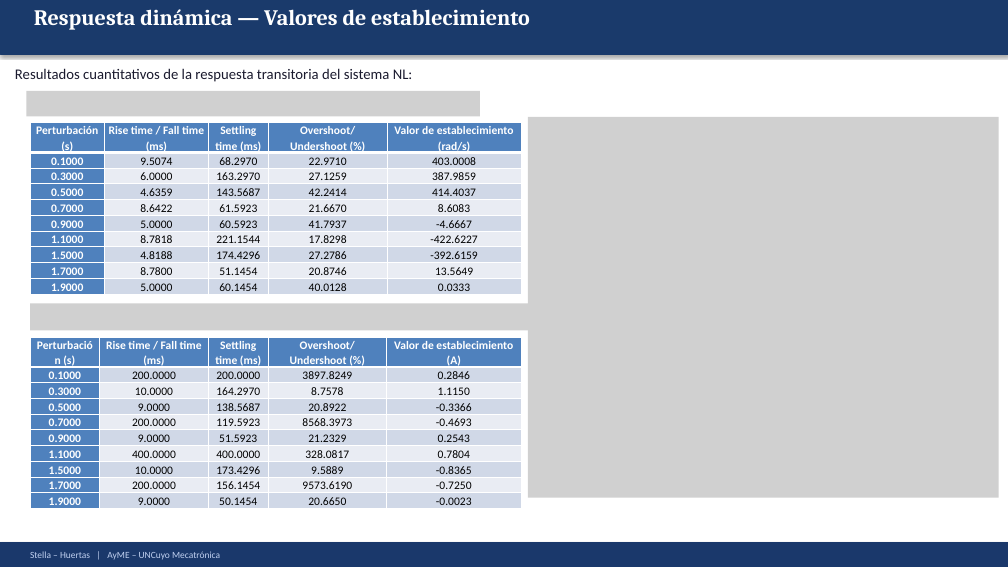
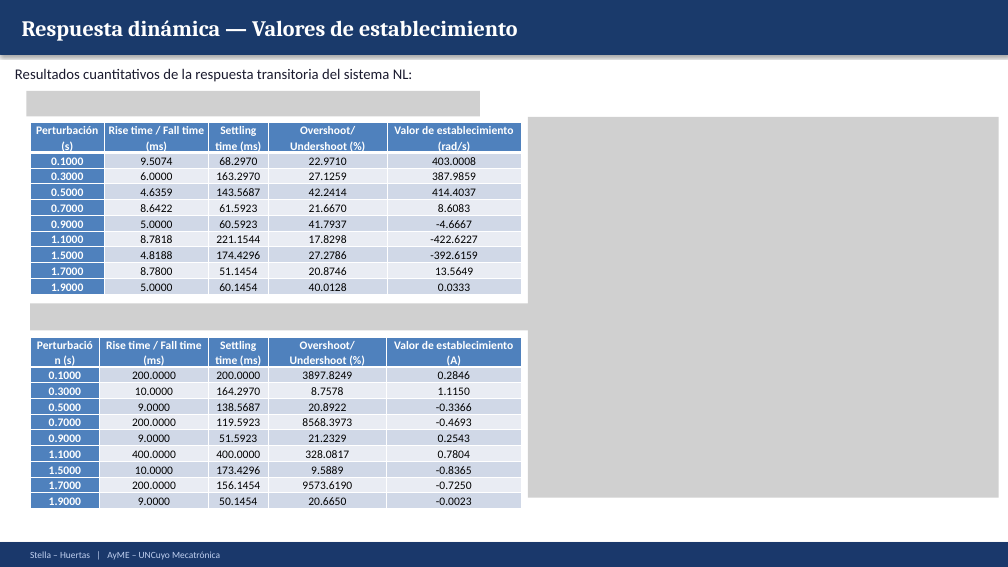
Before and after one commit to Juan-Stella/Automatica-y-maquinas-electricas-final, a slide deck: slide 54 of Presentación/AyME_Stella_Huertas_Presentacion1.pptx. Drawn at 1008x567 pixels with LibreOffice and Linux fonts; fonts in the diff are those of the drawing; grey boxes stand for pictures. Boxes give left, top, right and bottom in pixels: in the first picture for what was removed or moved away, otherwise in the second. Text is boxed around its words. In the diff, an @@ line names an element or a change of style, - is before the commit and + after.

```diff
--- a/Presentación/AyME_Stella_Huertas_Presentacion1.pptx
+++ b/Presentación/AyME_Stella_Huertas_Presentacion1.pptx
@@ text "Respuesta dinámica — Valores de ..." moved from (x1=34, y1=9, x2=530, y2=30) to (x1=22, y1=20, x2=518, y2=41) @@
```
Also in this commit, not shown: 7 other slides changed, 1 other file.
